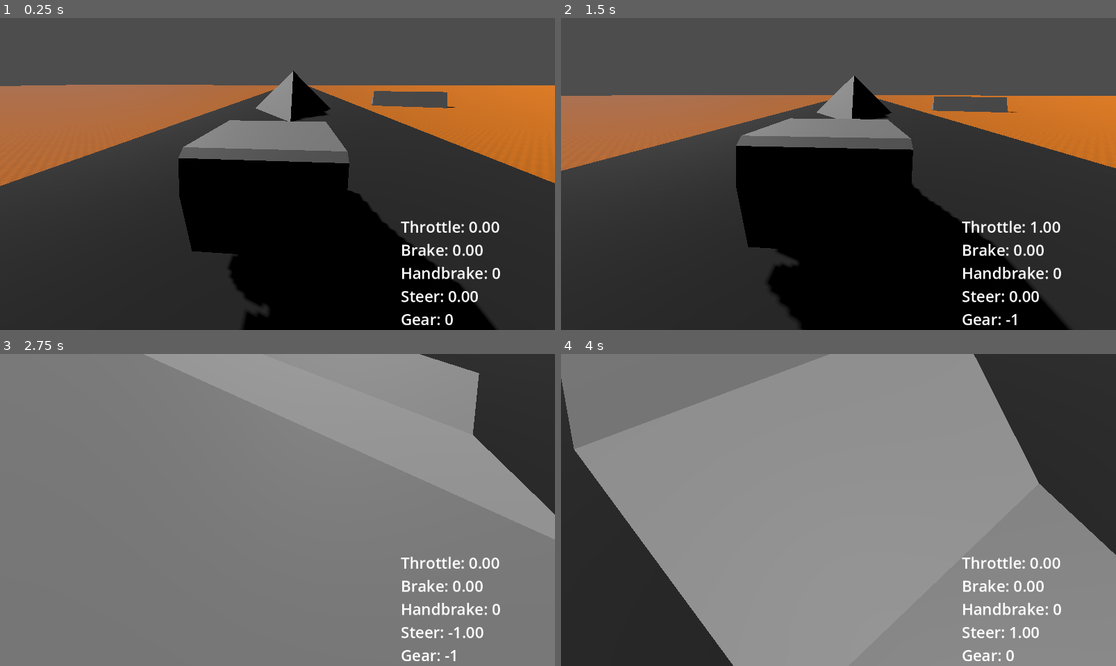
Above: before the commit, frames 1-4 (two rows, left to right).
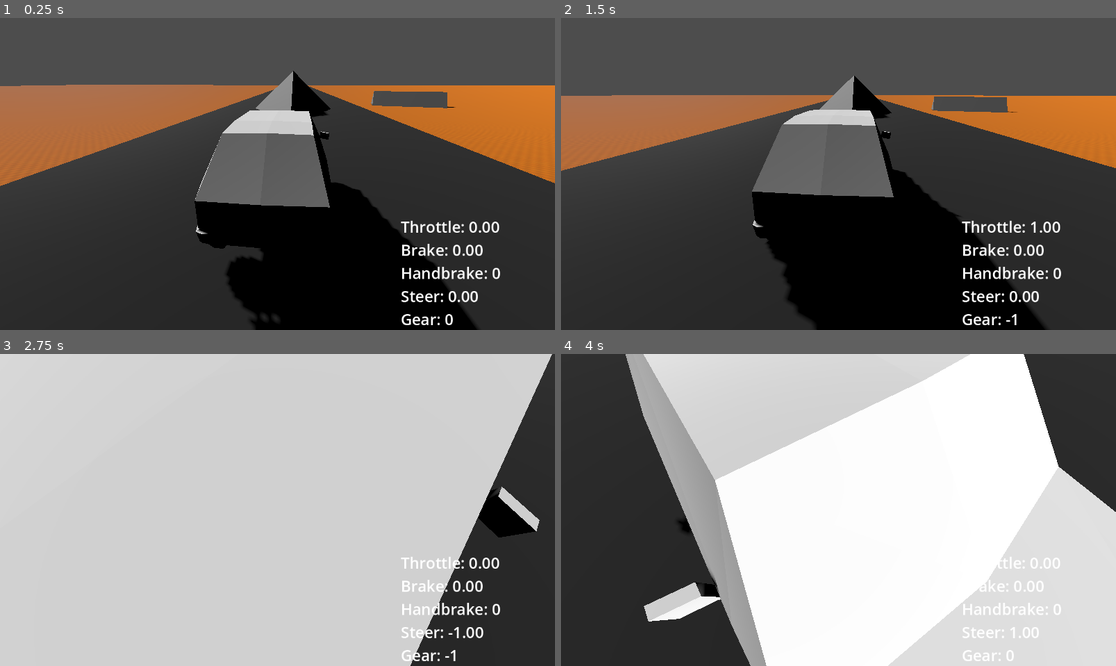
Above: after the commit, the same moments.

Repository: leems-dreems/car-driver
Game: Godot game, scene res://city_scene.tscn
The game is run twice, just before and just after one commit, with the same random seed, the same clock (stepped at 60 frames per second) and the same inputs.
Inputs:
- Up to frame 1 (0.25 s): no input
- Up to frame 2 (1.5 s): hold D (Steer Right) 0.53-1.28 s; hold S (Brake or Reverse) from 1.28 s (still down)
- Up to frame 3 (2.75 s): release S (Brake or Reverse) at 2.03 s; hold D (Steer Right) from 2.03 s (still down)
- Up to frame 4 (4 s): release D (Steer Right) at 2.78 s; hold W (Accelerate) 2.78-3.53 s; hold A (Steer Left) from 3.53 s (still down)

The runs differ from the first frame. In frame 1, 8.4% of the frame differs, in the area x 32-90%, y 29-100%; in frame 2, 8.5%; in frame 3, 97%, in the area x 0-100%, y 0-100%; in frame 4, 78%.

Commit message:
Changed car model, added doors
- Changed the *car_compact* mesh to the VW Golf style car from the PSX Style Cars asset pack
- The *car_compact*'s doors are now physics objects connected to the body by hinge joints
- Added a new script file for car doors, which currently locks & hides the physics doors on `_ready`

Diff:
--- a/cars/compact.tscn
+++ b/cars/compact.tscn
@@ -1,10 +1,13 @@
-[gd_scene load_steps=14 format=3 uid="uid://civapmbuqx1uv"]
+[gd_scene load_steps=19 format=3 uid="uid://civapmbuqx1uv"]
 
 [ext_resource type="Script" path="res://addons/gevp/scripts/vehicle.gd" id="1_u3dfh"]
 [ext_resource type="PackedScene" uid="uid://h6vdpba71kpr" path="res://addons/gevp/scenes/smoke_effect.tscn" id="2_negof"]
 [ext_resource type="Script" path="res://addons/gevp/scripts/wheel.gd" id="2_rwko2"]
-[ext_resource type="ArrayMesh" uid="uid://b2ukdl83jdchx" path="res://assets/models/car_compact.obj" id="3_2fppo"]
+[ext_resource type="ArrayMesh" uid="uid://2le86icjy0e2" path="res://assets/models/car_cricket_body.obj" id="3_6oki7"]
 [ext_resource type="AudioStream" uid="uid://d3nd68khwqhg5" path="res://assets/sfx/spa_tire_skids_and_screeches_tire_emergency_brake_03.wav" id="3_k3j0m"]
+[ext_resource type="ArrayMesh" uid="uid://c2lo5sd57qci7" path="res://assets/models/car_cricket_door_FL.obj" id="4_d7yiy"]
+[ext_resource type="Script" path="res://scripts/car_door.gd" id="5_6gdjk"]
+[ext_resource type="ArrayMesh" uid="uid://bhui0qh4i80lg" path="res://assets/models/car_cricket_door_FR.obj" id="5_trfuy"]
 
 [sub_resource type="PhysicsMaterial" id="PhysicsMaterial_12ddh"]
 friction = 0.2
@@ -13,8 +16,14 @@
 _data = [Vector2(0, 0.494505), 0.0, 2.04495, 0, 0, Vector2(0.617978, 1), 0.0, 0.0, 0, 0, Vector2(1, 0.692308), -1.4839, 0.0, 0, 0]
 point_count = 3
 
-[sub_resource type="ConvexPolygonShape3D" id="ConvexPolygonShape3D_ymppi"]
-points = PackedVector3Array(-1.02518, 0.525354, 0.360657, 1.0972, 0.138688, 2.9543, 1.08126, -1, 2.91912, 1.13583, -0.246, -2.03968, -1.11068, -1, -1.91922, -1.11068, -1, 2.91912, -1.1258, 0.521507, 2.79884, 1.08126, -1, -1.91922, 0.995758, 0.525354, 0.360657, -1.16526, -0.246, -2.03968, 1.08238, 0.58808, 2.6945, -1.1258, 0.138433, 2.95249, -1.1118, 0.58808, 2.6945, 1.09709, 0.521975, 2.80032, 1.09795, 0.36906, 2.87855, -1.1258, 0.368246, 2.87519)
+[sub_resource type="ConvexPolygonShape3D" id="ConvexPolygonShape3D_bgni5"]
+points = PackedVector3Array(0.914147, 0.821743, -2.68575, 1.06954, 0.659279, 2.62043, -1.17623, 0.535279, 2.4314, -0.908973, 2.04927, 0.382443, -1.08715, 0.267965, -2.46668, 0.731244, 1.99439, -1.88854, 1.05049, 0.267965, -2.46668, 1.05049, 1.24751, 2.7874, -0.929471, 1.32733, -2.54067, 0.872319, 2.13843, 0.382443, -1.08715, 1.24751, 2.7874, 0.0663346, 0.397111, 2.5719, -1.17623, 1.51464, 0.560443, -0.670028, 2.05893, -1.52103, 1.13958, 1.60399, 0.560443, -1.08715, 0.357131, 2.34212, 1.0451, 0.344273, 1.17134, 1.13958, 0.535279, -2.3774, 0.912531, 1.33001, -2.59622, -1.17623, 0.80241, -2.11068, 1.05049, 1.69279, -1.30884, -0.879374, 0.557476, -2.72851, -0.966251, 0.643058, 2.7847, -0.763441, 1.90697, -1.96014, 1.13958, 1.33667, 2.34212, -1.02958, 0.318335, 1.20589, 1.00707, 0.647783, 2.76143, 0.974243, 0.41749, 2.42569, -1.00947, 1.32697, -2.20266, 0.961406, 0.267965, -2.55596, 0.0625766, 2.05469, -1.75669, 0.922728, 0.561648, -2.71071)
+
+[sub_resource type="ConvexPolygonShape3D" id="ConvexPolygonShape3D_g0cid"]
+points = PackedVector3Array(1.03924, 0.297661, -0.705347, 0.708985, 2.03898, -1.15564, 1.33962, 1.55859, 0.315243, 1.03924, 0.297661, 0.615627, 1.0693, 1.46848, -1.30593, 0.739047, 2.09929, 0.465341, 1.0693, 0.327818, -0.975636, 0.769048, 2.09929, -1.12573, 1.0993, 1.49846, 0.615627, 1.33962, 1.40834, 0.405339, 0.799172, 2.09929, 0.465341, 1.0693, 0.297661, 0.615627, 0.708985, 2.06896, -0.465153, 1.00936, 1.40834, -1.30593, 1.03924, 0.327818, -0.975636, 1.33962, 1.40834, 0.315243, 0.739047, 2.03898, 0.465341, 1.0693, 1.34838, -1.30593, 1.0693, 0.297661, -0.705347, 1.03924, 1.49846, 0.615627, 0.829111, 1.97884, -1.18574, 1.29933, 1.54568, 0.407441, 1.0993, 0.507875, 0.615627, 0.799172, 2.09929, 0.105144, 0.708985, 2.09929, -1.12573, 0.708985, 2.03898, -0.735442, 1.0693, 0.778226, -1.12573, 0.889175, 1.64871, -1.24574, 0.829111, 1.85875, -1.21583, 1.30956, 1.37836, 0.435434, 1.03924, 1.34838, -1.30593, 0.708985, 2.09929, -0.465153)
+
+[sub_resource type="ConvexPolygonShape3D" id="ConvexPolygonShape3D_gm704"]
+points = PackedVector3Array(-1.0687, 0.297661, -0.705347, -1.0687, 0.327818, -0.975636, -1.33902, 1.55859, 0.315243, -0.708382, 2.06896, -1.15564, -1.03864, 0.297661, 0.615627, -1.0687, 1.46848, -1.30593, -0.738444, 2.09929, 0.465341, -1.0987, 1.49846, 0.615627, -0.768445, 2.09929, -1.12573, -1.33902, 1.40834, 0.405339, -1.03864, 0.327818, -0.975636, -0.798508, 2.09929, 0.465341, -1.0687, 0.297661, 0.615627, -0.708382, 2.03898, -0.765349, -1.00876, 1.40834, -1.30593, -0.738444, 2.03898, 0.465341, -1.33902, 1.40834, 0.315243, -1.03864, 0.297661, -0.705347, -1.0687, 1.34838, -1.30593, -1.03864, 1.49846, 0.615627, -0.708382, 2.03898, -1.15564, -0.828508, 1.97884, -1.18574, -1.29872, 1.54575, 0.407587, -1.0987, 0.477895, 0.615627, -0.798508, 2.09929, 0.0750488, -0.708382, 2.06896, -0.495248, -0.708382, 2.09929, -1.12573, -1.0687, 0.778226, -1.12573, -0.888572, 1.64871, -1.24574, -1.30889, 1.37836, 0.435434, -0.828508, 1.85875, -1.21583, -1.03864, 1.34838, -1.30593)
 
 [sub_resource type="StandardMaterial3D" id="StandardMaterial3D_4010s"]
 resource_name = "carTire"
@@ -139,16 +148,70 @@
 vehicle = NodePath("..")
 
 [node name="body" type="MeshInstance3D" parent="."]
-transform = Transform3D(1, 0, 0, 0, 1, 0, 0, 0, 1, -2.4545e-14, 0.834898, -0.31264)
-mesh = ExtResource("3_2fppo")
+transform = Transform3D(-1, 0, 8.74228e-08, 0, 1, 0, -8.74228e-08, 0, -1, 0, -0.5, 0)
+mesh = ExtResource("3_6oki7")
 skeleton = NodePath("")
 
 [node name="CollisionShape3D" type="CollisionShape3D" parent="."]
-transform = Transform3D(1, 0, 0, 0, 1, 0, 0, 0, 1, -2.4545e-14, 0.834898, -0.31264)
-shape = SubResource("ConvexPolygonShape3D_ymppi")
+transform = Transform3D(-1, 0, 8.74228e-08, 0, 1, 0, -8.74228e-08, 0, -1, 0, -0.5, 0)
+shape = SubResource("ConvexPolygonShape3D_bgni5")
+
+[node name="HingeJointLeft" type="HingeJoint3D" parent="."]
+transform = Transform3D(1, 0, 0, 0, -4.37114e-08, -1, 0, 1, -4.37114e-08, -1.11778, 0.835562, -0.593462)
+node_a = NodePath("..")
+node_b = NodePath("../OpenDoorLeft")
+params/bias = 0.99
+angular_limit/enable = true
+angular_limit/upper = 0.0
+angular_limit/lower = -1.0472
+
+[node name="ShutDoorLeft" type="MeshInstance3D" parent="."]
+transform = Transform3D(-1, 0, -8.74228e-08, 0, 1, 0, 8.74228e-08, 0, -1, 0, -0.5, 0)
+mesh = ExtResource("4_d7yiy")
+
+[node name="OpenDoorLeft" type="RigidBody3D" parent="." node_paths=PackedStringArray("shutDoorMesh", "hingeJoint")]
+transform = Transform3D(-1, 0, -8.74228e-08, 0, 1, 0, 8.74228e-08, 0, -1, 0, -0.5, 0)
+collision_layer = 2
+mass = 30.0
+script = ExtResource("5_6gdjk")
+shutDoorMesh = NodePath("../ShutDoorLeft")
+hingeJoint = NodePath("../HingeJointLeft")
+
+[node name="MeshInstance3D" type="MeshInstance3D" parent="OpenDoorLeft"]
+mesh = ExtResource("4_d7yiy")
+
+[node name="CollisionShape3D" type="CollisionShape3D" parent="OpenDoorLeft"]
+shape = SubResource("ConvexPolygonShape3D_g0cid")
+
+[node name="HingeJointRight" type="HingeJoint3D" parent="."]
+transform = Transform3D(1, 0, 0, 0, -4.37114e-08, -1, 0, 1, -4.37114e-08, 1.118, 0.836, -0.593)
+node_a = NodePath("..")
+node_b = NodePath("../DoorRight")
+params/bias = 0.99
+angular_limit/enable = true
+angular_limit/upper = 1.0472
+angular_limit/lower = 0.0
+
+[node name="ShutDoorRight" type="MeshInstance3D" parent="."]
+transform = Transform3D(-1, 0, -8.74228e-08, 0, 1, 0, 8.74228e-08, 0, -1, 0, -0.5, 0)
+mesh = ExtResource("5_trfuy")
+
+[node name="DoorRight" type="RigidBody3D" parent="." node_paths=PackedStringArray("shutDoorMesh", "hingeJoint")]
+transform = Transform3D(-1, 0, -8.74228e-08, 0, 1, 0, 8.74228e-08, 0, -1, 0, -0.5, 0)
+collision_layer = 2
+mass = 30.0
+script = ExtResource("5_6gdjk")
+shutDoorMesh = NodePath("../ShutDoorRight")
+hingeJoint = NodePath("../HingeJointRight")
+
+[node name="MeshInstance3D" type="MeshInstance3D" parent="DoorRight"]
+mesh = ExtResource("5_trfuy")
+
+[node name="CollisionShape3D" type="CollisionShape3D" parent="DoorRight"]
+shape = SubResource("ConvexPolygonShape3D_gm704")
 
 [node name="WheelFrontLeft" type="RayCast3D" parent="." node_paths=PackedStringArray("wheel_node", "screechSFX")]
-transform = Transform3D(1, 0, 0, 0, 1, 0, 0, 0, 1, -0.7, -0.1, -1.309)
+transform = Transform3D(1, 0, 0, 0, 1, 0, 0, 0, 1, -0.7, -0.1, -1.7702)
 script = ExtResource("2_rwko2")
 wheel_node = NodePath("FrontLeftWheel")
 screechSFX = NodePath("AudioStreamPlayer3D")
@@ -166,7 +229,7 @@
 doppler_tracking = 2
 
 [node name="WheelFrontRight" type="RayCast3D" parent="." node_paths=PackedStringArray("wheel_node", "screechSFX")]
-transform = Transform3D(1, 0, 0, 0, 1, 0, 0, 0, 1, 0.7, -0.1, -1.309)
+transform = Transform3D(1, 0, 0, 0, 1, 0, 0, 0, 1, 0.7, -0.1, -1.7702)
 script = ExtResource("2_rwko2")
 wheel_node = NodePath("FrontRightWheel")
 screechSFX = NodePath("AudioStreamPlayer3D")
@@ -184,7 +247,7 @@
 doppler_tracking = 2
 
 [node name="WheelRearLeft" type="RayCast3D" parent="." node_paths=PackedStringArray("wheel_node", "screechSFX")]
-transform = Transform3D(1, 0, 0, 0, 1, 0, 0, 0, 1, -0.7, -0.1, 1.69)
+transform = Transform3D(1, 0, 0, 0, 1, 0, 0, 0, 1, -0.7, -0.1, 1.83657)
 script = ExtResource("2_rwko2")
 wheel_node = NodePath("RearLeftWheel")
 screechSFX = NodePath("AudioStreamPlayer3D")
@@ -202,7 +265,7 @@
 doppler_tracking = 2
 
 [node name="WheelRearRight" type="RayCast3D" parent="." node_paths=PackedStringArray("wheel_node", "screechSFX")]
-transform = Transform3D(1, 0, 0, 0, 1, 0, 0, 0, 1, 0.7, -0.1, 1.69)
+transform = Transform3D(1, 0, 0, 0, 1, 0, 0, 0, 1, 0.7, -0.1, 1.83657)
 script = ExtResource("2_rwko2")
 wheel_node = NodePath("RearRightWheel")
 screechSFX = NodePath("AudioStreamPlayer3D")
--- a/city_scene.tscn
+++ b/city_scene.tscn
@@ -1,7 +1,6 @@
-[gd_scene load_steps=14 format=3 uid="uid://df3ovqaugu3gp"]
+[gd_scene load_steps=13 format=3 uid="uid://df3ovqaugu3gp"]
 
 [ext_resource type="Texture2D" uid="uid://8v4spylpsh8c" path="res://assets/textures/1x1m_grid.png" id="1_s7ctx"]
-[ext_resource type="PackedScene" uid="uid://c0py3jwcv2rge" path="res://car_2.tscn" id="1_u27sv"]
 [ext_resource type="Script" path="res://scripts/city_limits.gd" id="2_q66gr"]
 [ext_resource type="PackedScene" uid="uid://civapmbuqx1uv" path="res://cars/compact.tscn" id="4_th2pk"]
 [ext_resource type="Script" path="res://addons/gevp/scripts/camera.gd" id="5_283m0"]
@@ -70,9 +69,6 @@
 transform = Transform3D(-0.353554, 0.707107, -0.612372, 0.353553, 0.707107, 0.612373, 0.866025, 2.19381e-07, -0.5, 0, 27, 0)
 shadow_enabled = true
 
-[node name="Car2" parent="." instance=ExtResource("1_u27sv")]
-transform = Transform3D(1, 0, 0, 0, 1, 0, 0, 0, 1, 0, 1, -13)
-
 [node name="CompactCar" parent="." instance=ExtResource("4_th2pk")]
 transform = Transform3D(1, 0, 0, 0, 1, 0, 0, 0, 1, 0, 2, -20)
 
@@ -108,5 +104,3 @@
 label_settings = SubResource("LabelSettings_q7nlx")
 
 [connection signal="body_exited" from="BoundingArea3D" to="BoundingArea3D" method="destroyExitingNode"]
-[connection signal="body_entered" from="Car2" to="Car2" method="_on_body_entered"]
-[connection signal="body_exited" from="Car2" to="Car2" method="_on_body_exited"]
--- /dev/null
+++ b/scripts/car_door.gd
@@ -0,0 +1,15 @@
+extends RigidBody3D
+
+@export var shutDoorMesh : MeshInstance3D
+@export var hingeJoint : HingeJoint3D
+var closedBasis : Basis
+var hingeMaxAngle : float
+var hingeMinAngle : float
+
+func _ready ():
+  closedBasis = Basis(transform.basis)
+  hingeMaxAngle = hingeJoint.get_param(HingeJoint3D.PARAM_LIMIT_UPPER)
+  hingeMinAngle = hingeJoint.get_param(HingeJoint3D.PARAM_LIMIT_LOWER)
+  hingeJoint.set_param(HingeJoint3D.PARAM_LIMIT_UPPER, 0)
+  hingeJoint.set_param(HingeJoint3D.PARAM_LIMIT_LOWER, 0)
+  visible = false
Not shown, changed: assets/PSX_Style_Cars_by_GGBot_(August2023)/Car 03/Car3.png.import
Not shown, added: assets/models/car_cricket.blend.import
Not shown, added: assets/models/car_cricket_body.mtl
Not shown, added: assets/models/car_cricket_body.obj
Not shown, added: assets/models/car_cricket_body.obj.import
Not shown, added: assets/models/car_cricket_door_FL.mtl
Not shown, added: assets/models/car_cricket_door_FL.obj
Not shown, added: assets/models/car_cricket_door_FL.obj.import
Not shown, added: assets/models/car_cricket_door_FR.mtl
Not shown, added: assets/models/car_cricket_door_FR.obj
Not shown, added: assets/models/car_cricket_door_FR.obj.import
Not shown, changed: assets/models/car_compact.blend
(and 3 more such lines)
